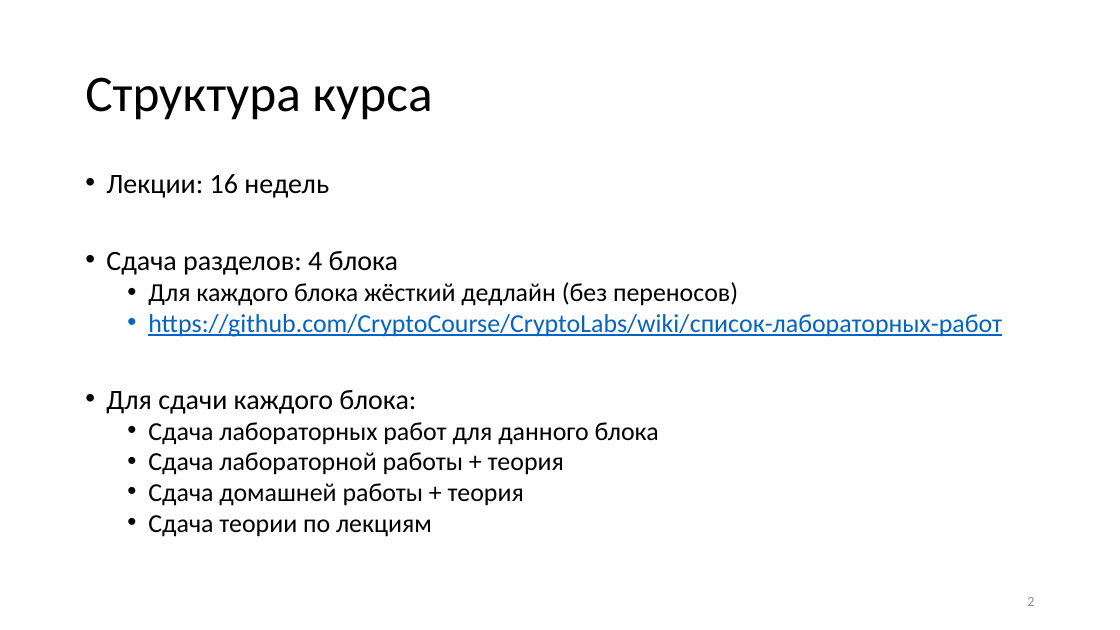
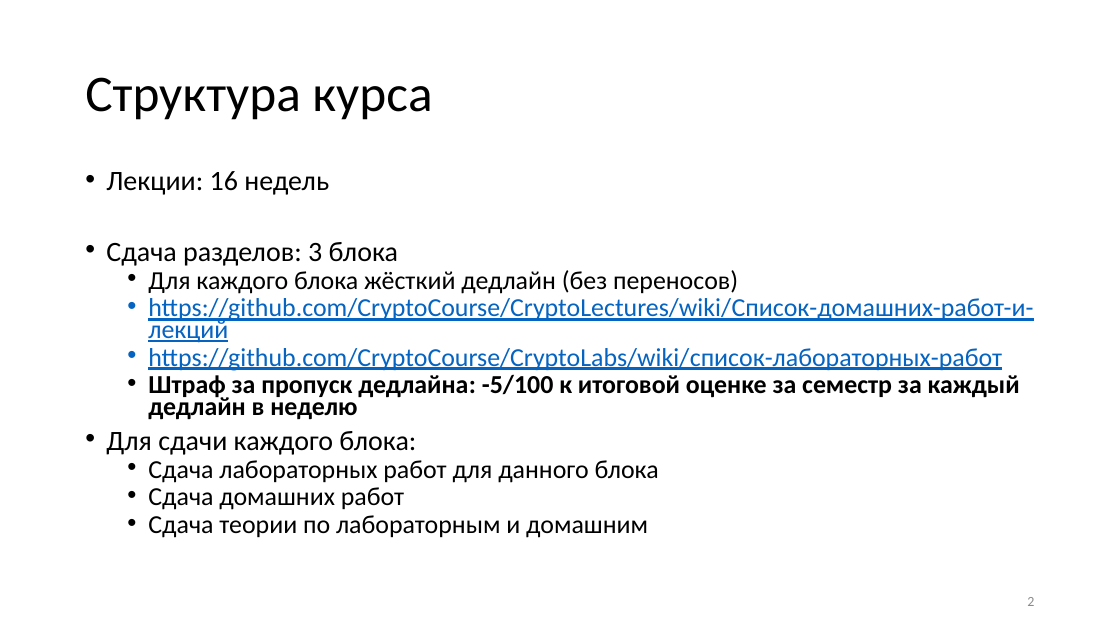
Before and after one commit to CryptoCourse/CryptoLectures, a slide deck: slide 2 of Lectures/Lecture1.pptx. Drawn at 1120x630 pixels with LibreOffice and Linux fonts; fonts in the diff are those of the drawing. Boxes give left, top, right and bottom in pixels: in the first picture for what was removed or moved away, otherwise in the second. Text is boxed around its words. In the diff, an @@ line names an element or a change of style, - is before the commit and + after.

Commit message:
Правки 1-й лекции для 19-го года

```diff
--- a/Lectures/Lecture1.pptx
+++ b/Lectures/Lecture1.pptx
@@ text at (106,171,1002,483): line spacing 0.8 to 0.7 @@
@@ text at (106,242,398,266): text changed @@
-• Сдача разделов: 4 блока
+• Сдача разделов: 3 блока
@@ text at (148,298,1033,343): paragraph added @@
+  • https://github.com/CryptoCourse/CryptoLectures/wiki/Список-домашних-работ-и-лекций
@@ text at (148,374,1020,420): paragraph added @@
+  • Штраф за пропуск дедлайна: -5/100 к итоговой оценке за семестр за каждый дедлайн в неделю
@@ text at (148,487,648,538): text changed @@
-  • Сдача лабораторной работы + теория
-  • Сдача домашней работы + теория
-  • Сдача теории по лекциям
+  • Сдача домашних работ
+  • Сдача теории по лабораторным и домашним
```
Also in this commit, not shown: 5 other slides changed, 4 slides added.
